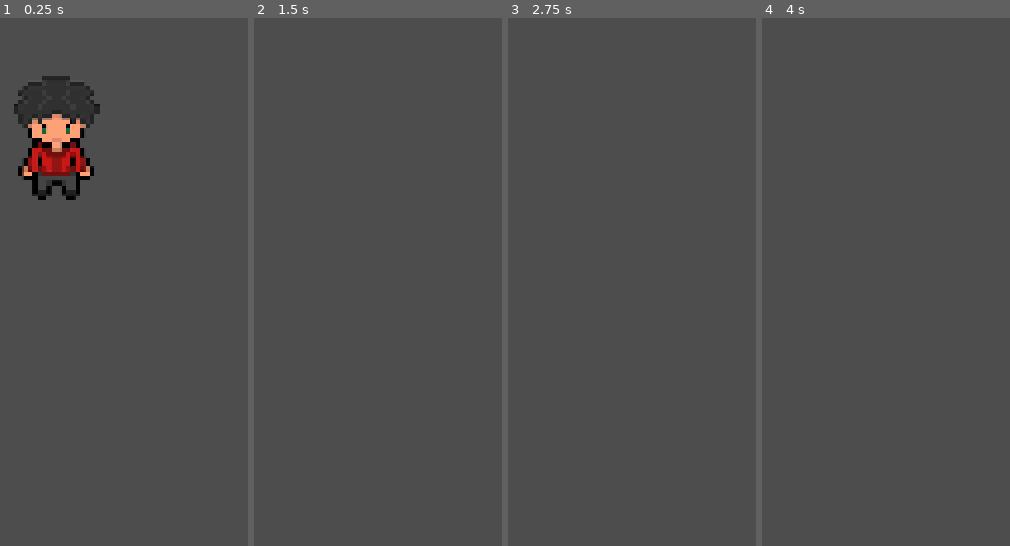
Above: before the commit, frames 1-4 (left to right).
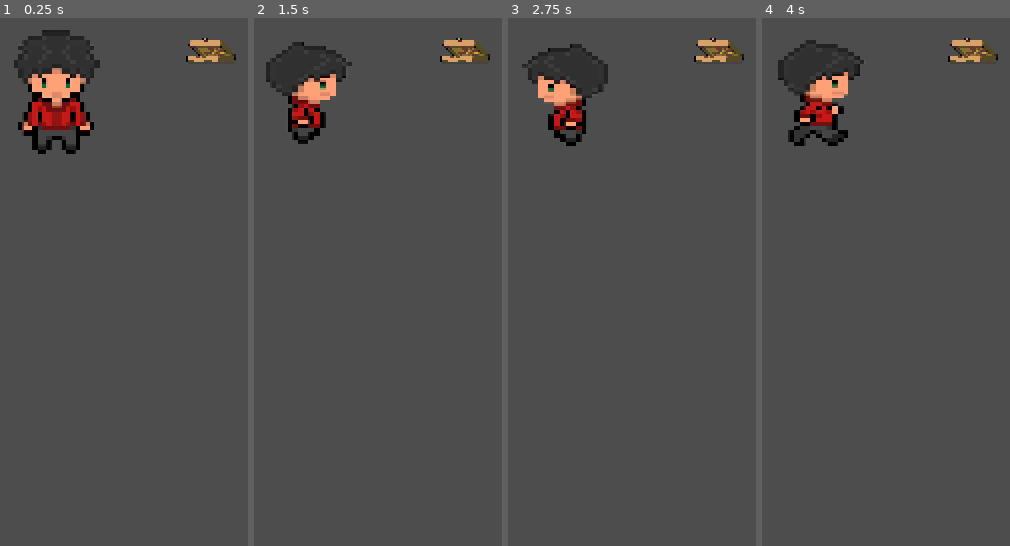
Above: after the commit, the same moments.

Repository: Dayglowv/Lil_Dudes_0
Game: Godot game, scene res://world.tscn
Same seed, same stepped clock (60 frames per second), same inputs: the game is played once before the commit and once after it.
Inputs:
- Up to frame 1 (0.25 s): no input
- Up to frame 2 (1.5 s): tap Enter (ui_accept) at 0.5 s; hold Right (Right) from 0.53 s (still down); tap Up (Jump) at 0.77 s
- Up to frame 3 (2.75 s): tap Up (Jump) at 1.52 s; tap Enter (ui_accept) at 2 s; release Right (Right) at 2.03 s; hold Left (Left) from 2.03 s (still down)
- Up to frame 4 (4 s): release Left (Left) at 2.78 s; hold Right (Right) from 2.78 s (still down); tap Up (Jump) at 3.02, 3.77 s

The runs differ from the first frame. In frame 1, 8.4% of the frame differs, in the area x 5-96%, y 2-35%; in frame 2, 4.2%; in frame 3, 4.2%; in frame 4, 4.7%.

Commit message:
pizza enemy

Diff:
--- /dev/null
+++ b/Area2D.gd
@@ -0,0 +1,4 @@
+extends Area2D
+class_name Actionable
+
+signal actioned()
--- /dev/null
+++ b/Enemy.gd
@@ -0,0 +1,25 @@
+extends Area2D
+
+@export var move_speed : float = 30.0
+@export var move_dir : Vector2
+
+var start_pos : Vector2
+var target_pos : Vector2
+# Called when the node enters the scene tree for the first time.
+func _ready():
+	start_pos = global_position
+	target_pos = start_pos + move_dir
+
+
+# Called every frame. 'delta' is the elapsed time since the previous frame.
+func _process(delta):
+	global_position = global_position.move_toward(target_pos, move_speed * delta)
+	if global_position == target_pos:
+		if global_position == start_pos:
+			target_pos = start_pos + move_dir
+		else:
+			target_pos = start_pos
+
+func _on_body_entered(body):
+	if body.is_in_group("Player"):
+		body.game_over()
--- a/player.tscn
+++ b/player.tscn
@@ -1,6 +1,6 @@
 [gd_scene load_steps=9 format=3 uid="uid://dit7frla46bek"]
 
-[ext_resource type="Script" path="res://defaultplayer.gd" id="1_srbip"]
+[ext_resource type="Script" path="res://player.gd" id="1_dgg2q"]
 [ext_resource type="Texture2D" uid="uid://c1i66wn62u74o" path="res://Character Movement/Left/Screenshot_2024-05-18_at_6.52.06_PM-removebg-preview.png" id="1_v68ai"]
 [ext_resource type="Texture2D" uid="uid://bsbpppxvk8yjw" path="res://Character Movement/Idle/Screenshot_2024-05-19_at_11.37.49_AM-removebg-preview.png" id="2_1ig8f"]
 [ext_resource type="Texture2D" uid="uid://dtnoyqutfrpy7" path="res://Character Movement/Left/Screenshot_2024-05-18_at_6.52.11_PM-removebg-preview.png" id="2_rt3iy"]
@@ -44,12 +44,12 @@
 size = Vector2(316, 380)
 
 [node name="Player" type="CharacterBody2D"]
-script = ExtResource("1_srbip")
+script = ExtResource("1_dgg2q")
 
 [node name="AnimatedSprite2D" type="AnimatedSprite2D" parent="."]
 sprite_frames = SubResource("SpriteFrames_m2r7w")
 animation = &"Idle"
-frame_progress = 0.887336
+frame_progress = 0.19486
 
 [node name="CollisionShape2D" type="CollisionShape2D" parent="."]
 position = Vector2(-6, -4)
--- a/project.godot
+++ b/project.godot
@@ -39,3 +39,7 @@
 "events": [Object(InputEventKey,"resource_local_to_scene":false,"resource_name":"","device":0,"window_id":0,"alt_presse …(181 unchanged characters)…
 ]
 }
+
+[layer_names]
+
+2d_physics/layer_9="Actionable"
--- a/world.tscn
+++ b/world.tscn
@@ -1,9 +1,14 @@
-[gd_scene load_steps=3 format=3 uid="uid://b8ei267qaqiko"]
+[gd_scene load_steps=6 format=3 uid="uid://b8ei267qaqiko"]
 
 [ext_resource type="PackedScene" uid="uid://dit7frla46bek" path="res://player.tscn" id="1_5sinq"]
+[ext_resource type="Script" path="res://Enemy.gd" id="2_ys01d"]
+[ext_resource type="Texture2D" uid="uid://deqwq0xlj5w6y" path="res://Assets/Screenshot_2024-05-19_at_12.22.42_PM-removebg-preview.png" id="3_pqn4a"]
 
 [sub_resource type="RectangleShape2D" id="RectangleShape2D_tmeun"]
 size = Vector2(306, 141)
+
+[sub_resource type="RectangleShape2D" id="RectangleShape2D_cchh8"]
+size = Vector2(35, 17)
 
 [node name="World" type="Node2D"]
 
@@ -13,8 +18,20 @@
 position = Vector2(2, 60.5)
 shape = SubResource("RectangleShape2D_tmeun")
 
-[node name="Player" parent="." instance=ExtResource("1_5sinq")]
+[node name="Player" parent="." groups=["Player"] instance=ExtResource("1_5sinq")]
 position = Vector2(-24, -53)
 scale = Vector2(0.2, 0.2)
 
 [node name="Camera2D" type="Camera2D" parent="."]
+
+[node name="Enemy" type="Area2D" parent="."]
+script = ExtResource("2_ys01d")
+
+[node name="Sprite" type="Sprite2D" parent="Enemy"]
+position = Vector2(88, -85)
+scale = Vector2(0.1, 0.1)
+texture = ExtResource("3_pqn4a")
+
+[node name="CollisionShape2D" type="CollisionShape2D" parent="Enemy"]
+position = Vector2(87.5, -85)
+shape = SubResource("RectangleShape2D_cchh8")
Binary file added: Assets/Screenshot_2024-05-19_at_12.22.42_PM-removebg-preview.png
Not shown, added: Assets/Screenshot_2024-05-19_at_12.22.42_PM-removebg-preview.png.import
